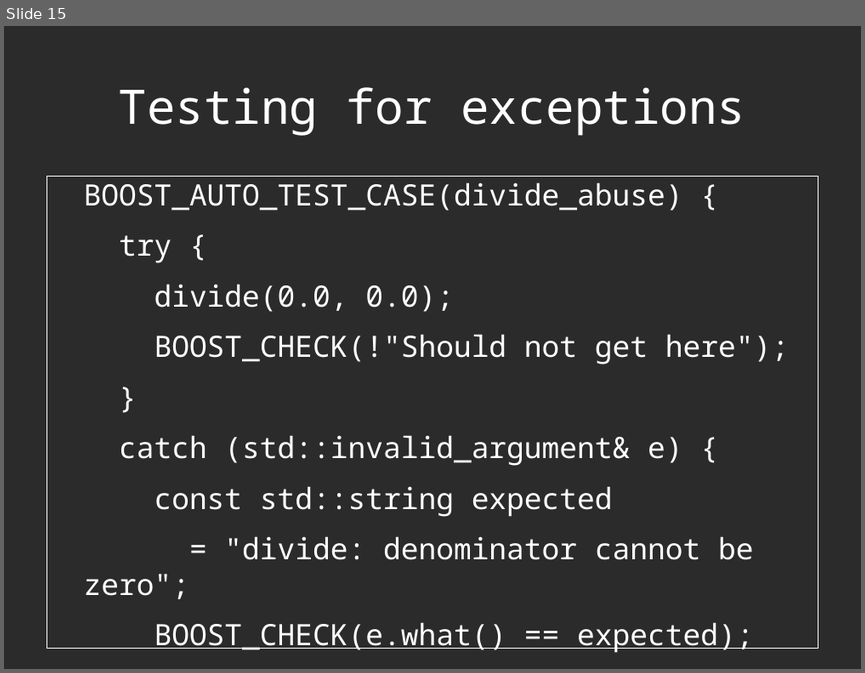
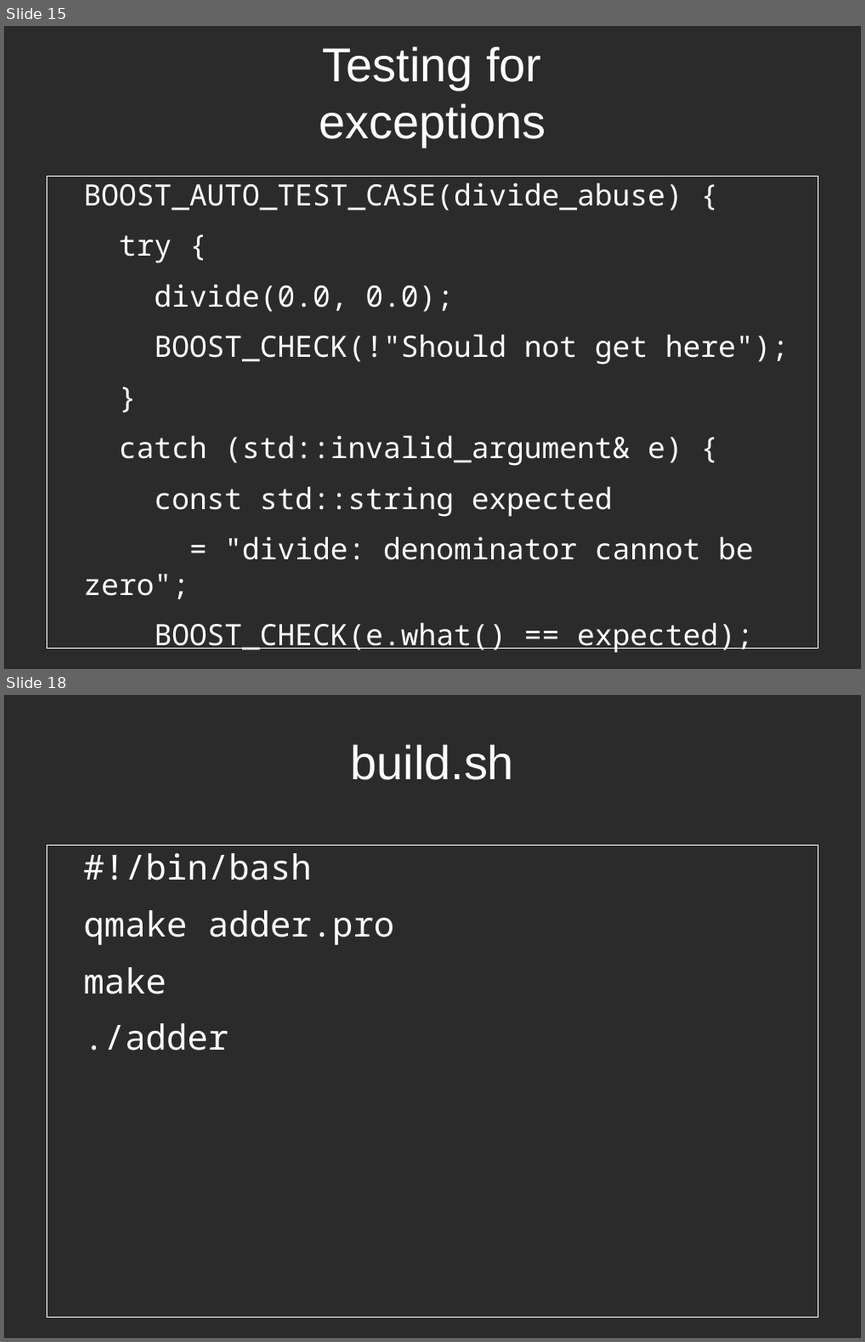
Before and after one commit to richelbilderbeek/CppPresentations, a slide deck: BoostTest/BoostTest.odp. Shown one above the other, each under a label of ours: slide 15 before the commit, slides 15 and 18 after it; the slides between them are not shown. The pictures are 865x673 and 865x1342 pixels, drawn with LibreOffice and Linux fonts; fonts in the diff are those of the drawing; background and template pictures are left out; a plain dark background stands for a picture behind light text. Boxes give left, top, right and bottom in pixels: in the first picture for what was removed or moved away, otherwise in the second. Text is boxed around its words. In the diff, an @@ line names an element or a change of style, - is before the commit and + after.

```diff
--- a/BoostTest/BoostTest.odp
+++ b/BoostTest/BoostTest.odp
@@ slide 18 added at [4,695,861,1338], background picture (left out) @@
@@ title added at [351,744,514,780], 44 pt, text #FFFFFF @@
+build.sh
@@ text added at [46,845,818,1317], outline #FFFFFF 0 pt, 32 pt, text #FFFFFF @@
+#!/bin/bash
+qmake adder.pro
+make
+./adder
@@ slide 15 changed as well @@
@@ title "Testing for exceptions": place and size @@
-title "Testing for exceptions" at [119,87,745,136]
+title "Testing for exceptions" at [318,46,545,147]
@@ title "Testing for exceptions" at [318,46,545,147]: font Noto Sans Mono to Arial @@
```
Also in this commit, not shown: 14 other slides changed, 5 other slides added, 6 other files.
